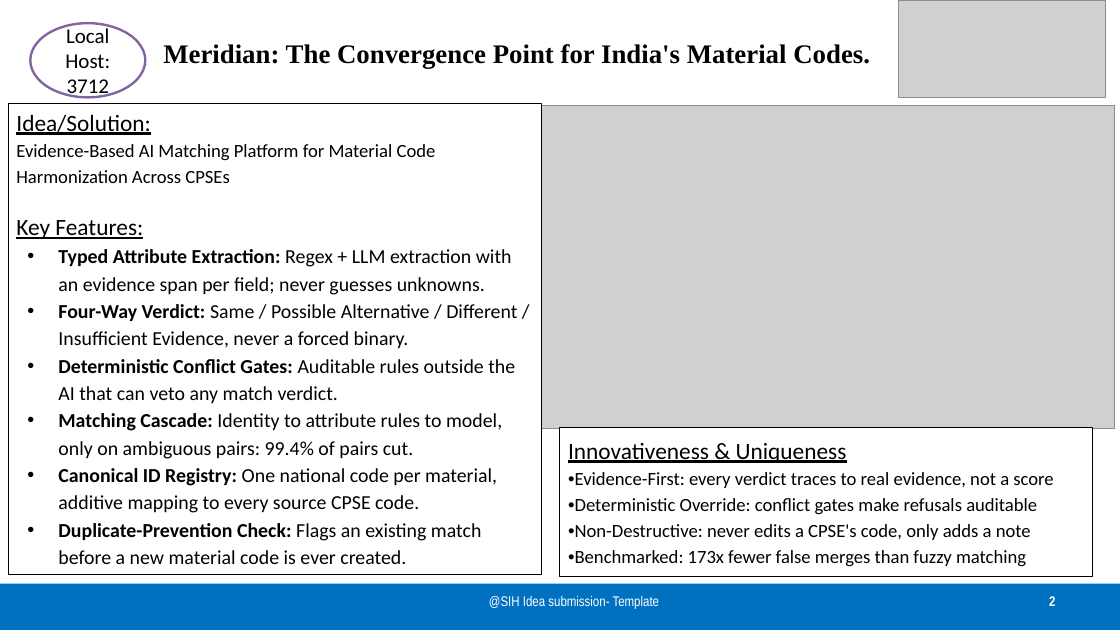
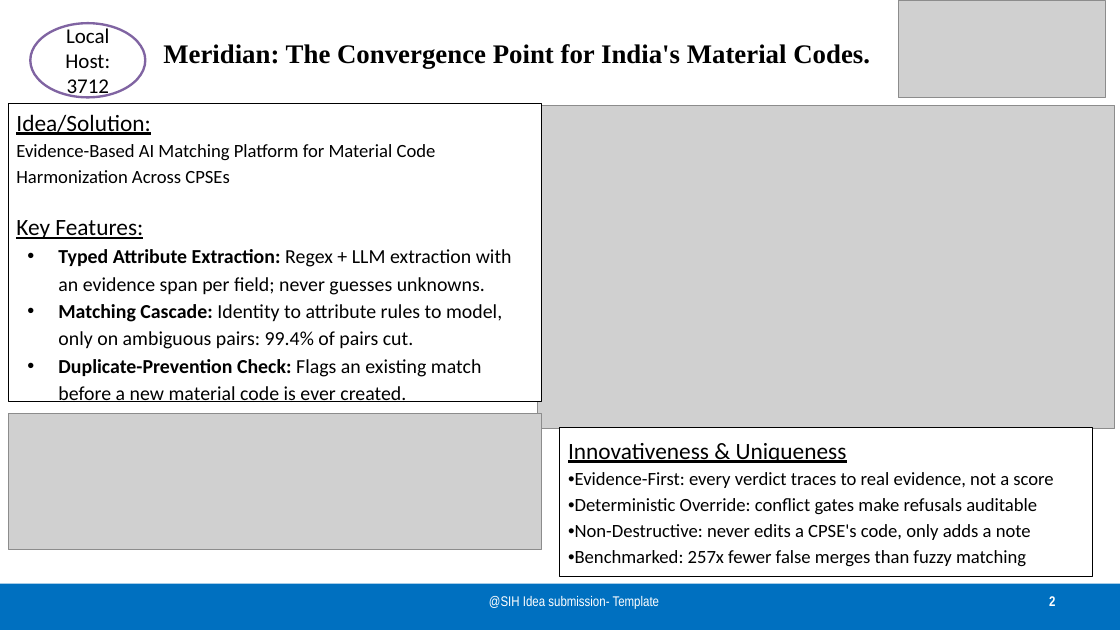
Before and after one commit to AnanthuNarashimman/SamePart, a slide deck: slide 2 of SIH2026-IDEA-Presentation-Meridian.pptx. Drawn at 1120x630 pixels with LibreOffice and Linux fonts; fonts in the diff are those of the drawing; grey boxes stand for pictures. Boxes give left, top, right and bottom in pixels: in the first picture for what was removed or moved away, otherwise in the second. Text is boxed around its words. In the diff, an @@ line names an element or a change of style, - is before the commit and + after.

```diff
--- a/SIH2026-IDEA-Presentation-Meridian.pptx
+++ b/SIH2026-IDEA-Presentation-Meridian.pptx
@@ rectangle "Idea/Solution:": place and size @@
-rectangle "Idea/Solution:" at (8, 103, 542, 574)
+rectangle "Idea/Solution:" at (8, 103, 542, 402)
@@ text in rectangle at (58, 304, 517, 403): paragraphs removed @@
-• Four-Way Verdict: Same / Possible Alternative / Different / Insufficient Evidence, never a forced binary.
-• Deterministic Conflict Gates: Auditable rules outside the AI that can veto any match verdict.
@@ picture added at (8, 413, 542, 549) @@
@@ text in rectangle at (58, 468, 497, 513): paragraph removed @@
-• Canonical ID Registry: One national code per material, additive mapping to every source CPSE code.
@@ text in rectangle at (568, 550, 1026, 567): text changed @@
-•Benchmarked: 173x fewer false merges than fuzzy matching
+•Benchmarked: 257x fewer false merges than fuzzy matching
```
Also in this commit, not shown: 2 other slides changed, 11 other files.
